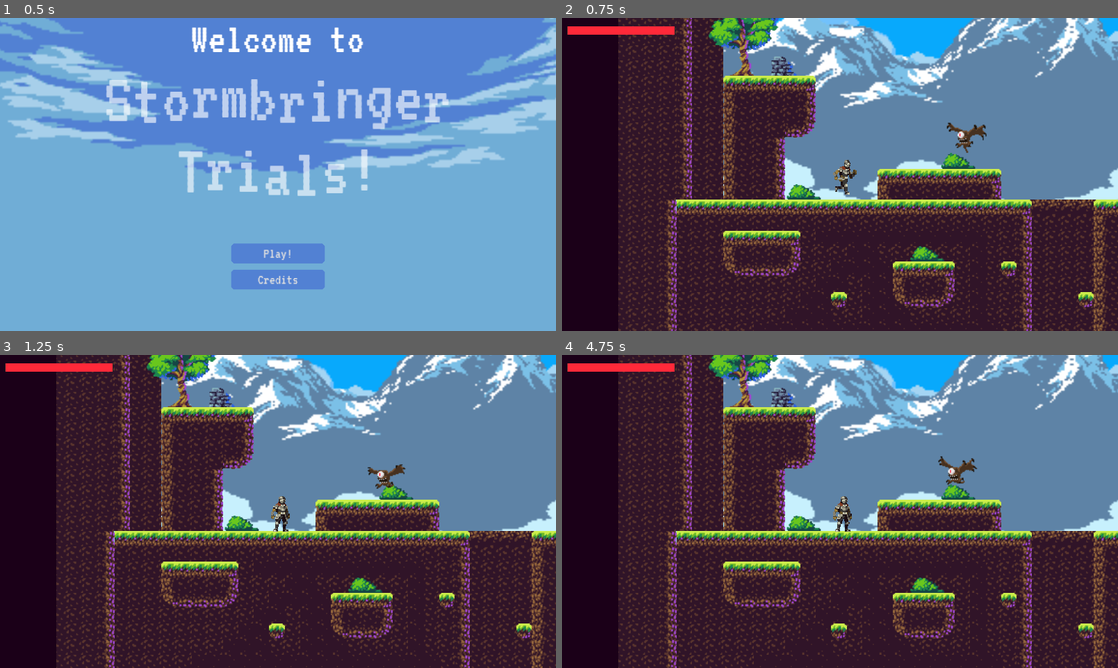
Above: before the commit, frames 1-4 (two rows, left to right).
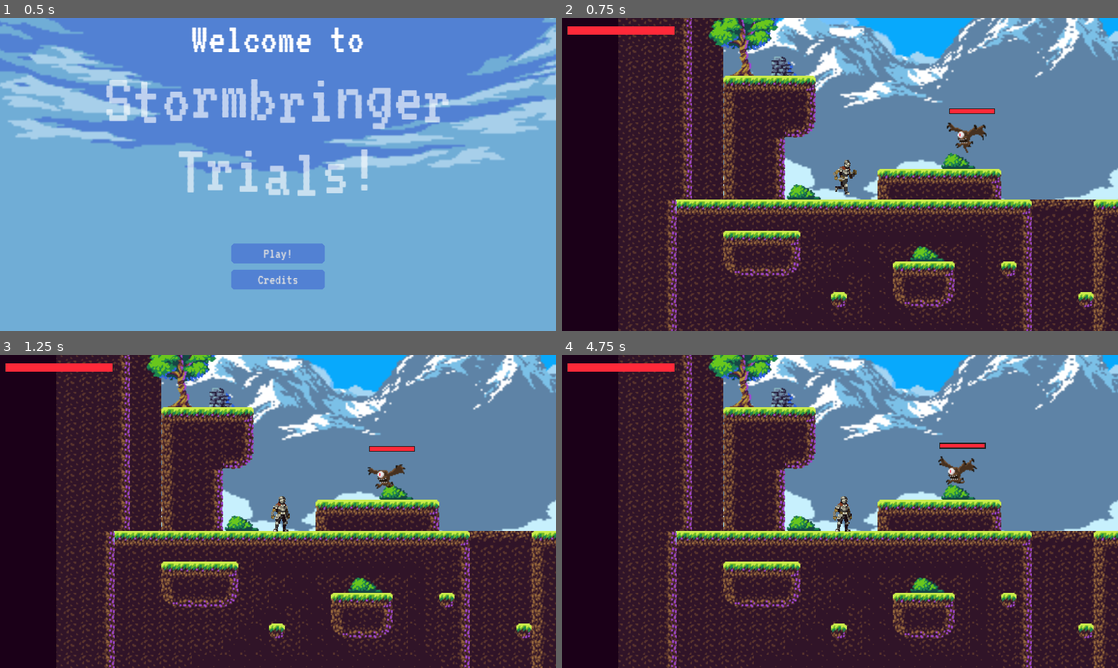
Above: after the commit, the same moments.

Repository: timowenz/stormbringer-trials
Game: Godot game, scene res://scenes/Menu.tscn
The game is run twice, just before and just after one commit, with the same random seed, the same clock (stepped at 60 frames per second) and the same inputs.
Inputs:
- Up to frame 1 (0.5 s): no input
- Up to frame 2 (0.75 s): click "Play!" at 0.5 s
- Up to frame 3 (1.25 s): no input
- Up to frame 4 (4.75 s): tap Enter (ui_accept) at 1.25, 1.52, 2.27, 3.77 s; hold Right (ui_right) 1.28-2.78 s; tap Q (attack) at 1.35, 3.6 s; tap W (attack2) at 2.1 s; hold Left (ui_left) 2.78-3.53 s; tap Down (crouch) at 2.85 s; hold Right (ui_right) 3.53-4.25 s; click "Restart" at 4.25 s

Frame 1 is identical in both runs. In frame 2, 0.1% of the frame differs, in the area x 69-78%, y 28-31%; in frame 3, 0.1%; in frame 4, 0.2%, in the area x 67-77%, y 28-30%.

Commit message:
feat: added healthbar to enemies

Diff:
--- a/scenes/FlyingEye.tscn
+++ b/scenes/FlyingEye.tscn
@@ -1,10 +1,11 @@
-[gd_scene load_steps=33 format=3 uid="uid://b4ahma1cub6ar"]
+[gd_scene load_steps=34 format=3 uid="uid://b4ahma1cub6ar"]
 
 [ext_resource type="Script" path="res://scripts/FlyingEye.gd" id="1_abbvh"]
 [ext_resource type="Texture2D" uid="uid://rgtvpqodun4h" path="res://assets/enemy_asset/Monsters_Creatures_Fantasy/Flying eye/Attack.png" id="2_kprva"]
 [ext_resource type="Texture2D" uid="uid://dxnnnluavnixx" path="res://assets/enemy_asset/Monsters_Creatures_Fantasy/Flying eye/Flight.png" id="2_rugrf"]
 [ext_resource type="Texture2D" uid="uid://clyvbpcu0nfjr" path="res://assets/enemy_asset/Monsters_Creatures_Fantasy/Flying eye/Death.png" id="3_6o33v"]
 [ext_resource type="Texture2D" uid="uid://dg1muwc3mckew" path="res://assets/enemy_asset/Monsters_Creatures_Fantasy/Flying eye/Take Hit.png" id="5_bnfnu"]
+[ext_resource type="PackedScene" uid="uid://bfnmde8f8404r" path="res://scenes/HealthBar.tscn" id="6_bfymn"]
 
 [sub_resource type="AtlasTexture" id="AtlasTexture_rhiec"]
 atlas = ExtResource("2_kprva")
@@ -216,6 +217,12 @@
 position = Vector2(3.5, 1.5)
 shape = SubResource("RectangleShape2D_ut0kv")
 
+[node name="HealthBar" parent="." instance=ExtResource("6_bfymn")]
+offset_left = -20.0
+offset_top = -28.0
+offset_right = 26.0
+offset_bottom = -24.0
+
 [node name="DetectionArea2D" type="Area2D" parent="."]
 collision_layer = 2
 collision_mask = 2
--- a/scenes/Necromancer.tscn
+++ b/scenes/Necromancer.tscn
@@ -1,7 +1,8 @@
-[gd_scene load_steps=41 format=3 uid="uid://bmf2e5hlvswwi"]
+[gd_scene load_steps=42 format=3 uid="uid://bmf2e5hlvswwi"]
 
 [ext_resource type="Script" path="res://scripts/Necromancer.gd" id="1_gqrbj"]
 [ext_resource type="Texture2D" uid="uid://cpknty328u1p0" path="res://assets/enemy_asset/necromancer/Necromancer by CreativeKind.png" id="1_rn2gl"]
+[ext_resource type="PackedScene" uid="uid://bfnmde8f8404r" path="res://scenes/HealthBar.tscn" id="3_i10xf"]
 
 [sub_resource type="AtlasTexture" id="AtlasTexture_0bis1"]
 atlas = ExtResource("1_rn2gl")
@@ -285,11 +286,18 @@
 animation = &"damage"
 autoplay = "flight"
 
+[node name="HealthBar" parent="." instance=ExtResource("3_i10xf")]
+offset_left = -21.0
+offset_top = -18.0
+offset_right = 21.0
+offset_bottom = -14.0
+
 [node name="CollisionShape2D" type="CollisionShape2D" parent="."]
 position = Vector2(1, 24)
 shape = SubResource("RectangleShape2D_g54kh")
 
 [node name="DetectionArea2D" type="Area2D" parent="."]
+visible = false
 collision_layer = 2
 collision_mask = 2
 
--- a/scenes/NightBorn.tscn
+++ b/scenes/NightBorn.tscn
@@ -1,7 +1,8 @@
-[gd_scene load_steps=62 format=3 uid="uid://cwyw5f86k3kd7"]
+[gd_scene load_steps=63 format=3 uid="uid://cwyw5f86k3kd7"]
 
 [ext_resource type="Script" path="res://scripts/NightBorn.gd" id="1_y46ik"]
 [ext_resource type="Texture2D" uid="uid://cqqwwb5lrb7wt" path="res://assets/enemy_asset/NightBorne Warrior/NightBorne.png" id="2_2jonl"]
+[ext_resource type="PackedScene" uid="uid://bfnmde8f8404r" path="res://scenes/HealthBar.tscn" id="3_5n7vn"]
 
 [sub_resource type="AtlasTexture" id="AtlasTexture_nlxb3"]
 atlas = ExtResource("2_2jonl")
@@ -439,6 +440,12 @@
 position = Vector2(3.5, 5.5)
 shape = SubResource("RectangleShape2D_l7wok")
 
+[node name="HealthBar" parent="." instance=ExtResource("3_5n7vn")]
+offset_left = -18.0
+offset_top = -17.0
+offset_right = 24.0
+offset_bottom = -13.0
+
 [node name="DetectionArea2D" type="Area2D" parent="."]
 collision_layer = 2
 collision_mask = 2
--- a/scenes/Player.tscn
+++ b/scenes/Player.tscn
@@ -2128,9 +2128,6 @@
 }
 
 [node name="AnimationTree" type="AnimationTree" parent="."]
-libraries = {
-"": SubResource("AnimationLibrary_llg3l")
-}
 tree_root = SubResource("AnimationNodeStateMachine_oxf18")
 anim_player = NodePath("../AnimationPlayer")
 parameters/conditions/attack = false
--- a/scripts/FlyingEye.gd
+++ b/scripts/FlyingEye.gd
@@ -5,6 +5,10 @@
 var player = null
 var player_chase = false
 var damage = 20
+@onready var healthbar = $HealthBar
+
+func _ready():
+	healthbar.init_health(health)
 
 func _physics_process(_delta):
 	if (player_chase):
@@ -33,6 +37,7 @@
 
 func take_damage(damage):
 	health -= damage
+	healthbar.health = health
 	if (health <= 0):
 		queue_free()
 
--- a/scripts/Necromancer.gd
+++ b/scripts/Necromancer.gd
@@ -6,6 +6,10 @@
 var player_chase = false
 var projectile_instance = preload ("res://scenes/Projectile.tscn")
 signal dead
+@onready var healthbar = $HealthBar
+
+func _ready():
+	healthbar.init_health(health)
 
 func _physics_process(_delta):
 	if (player_chase):
@@ -43,6 +47,7 @@
 
 func take_damage(damage):
 	health -= damage
+	healthbar.health = health
 	if (health <= 0):
 		dead.emit()
 		queue_free()
--- a/scripts/NightBorn.gd
+++ b/scripts/NightBorn.gd
@@ -8,6 +8,10 @@
 var player_chase = false
 var damage = 15
 signal dead
+@onready var healthbar = $HealthBar
+
+func _ready():
+	healthbar.init_health(health)
 
 func _physics_process(_delta):
 	velocity.y += GRAVITY
@@ -42,6 +46,7 @@
 
 func take_damage(damage):
 	health -= damage
+	healthbar.health = health
 	if (health <= 0):
 		dead.emit()
 		queue_free()
